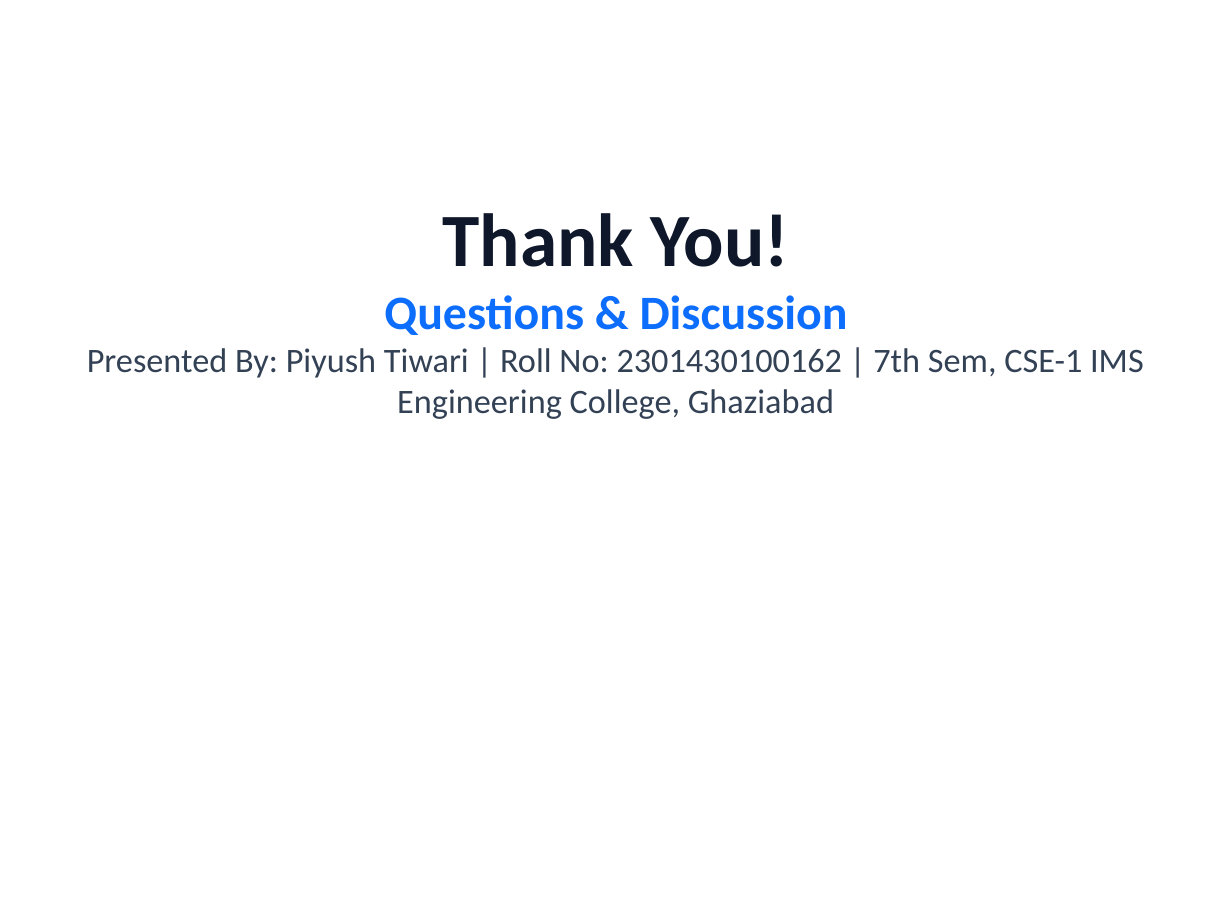
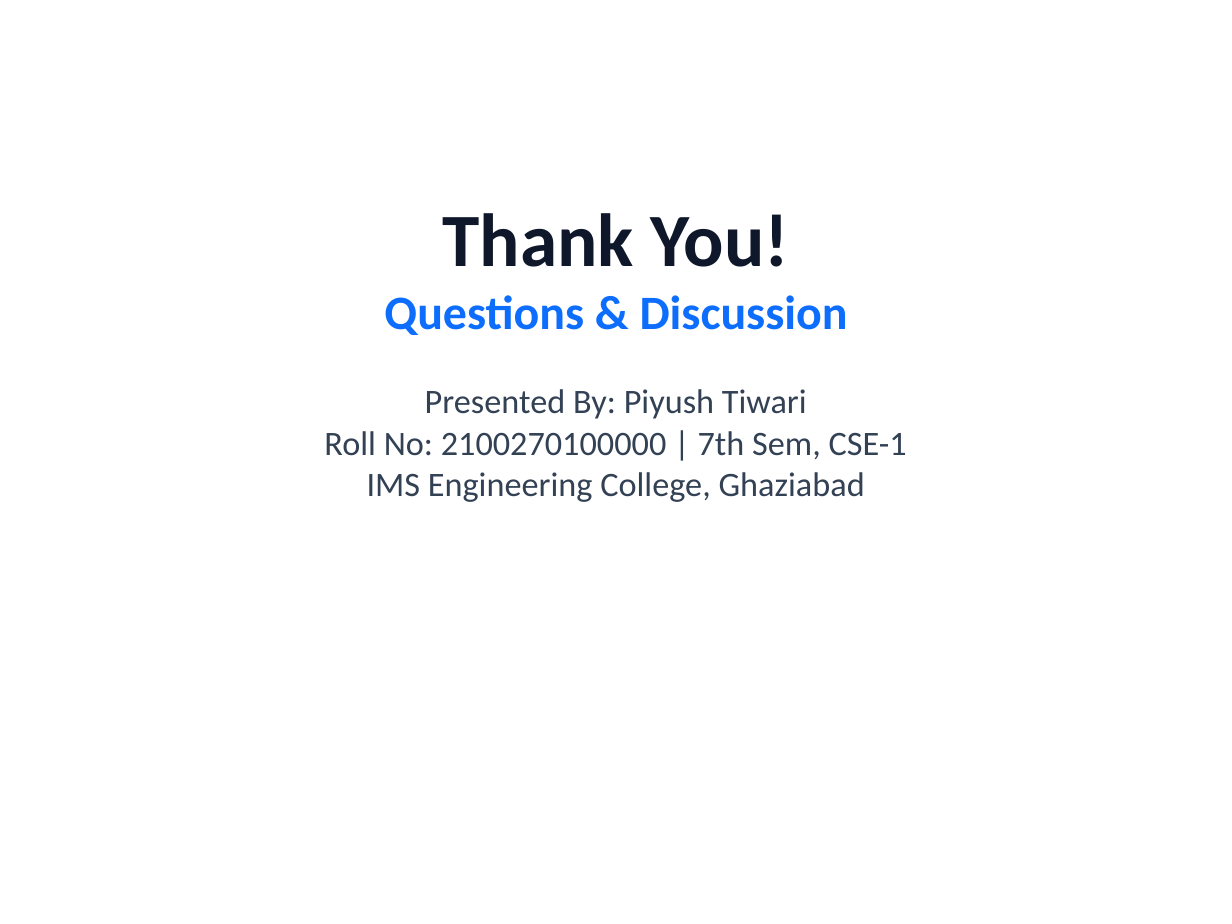
Before and after one commit to PiyushTiwari2051/Predictive-Master, a slide deck: slide 18 of Internship Presentation PPTs Template Final.pptx. Drawn at 1232x924 pixels with LibreOffice and Linux fonts; fonts in the diff are those of the drawing. Boxes give left, top, right and bottom in pixels: in the first picture for what was removed or moved away, otherwise in the second. Text is boxed around its words. In the diff, an @@ line names an element or a change of style, - is before the commit and + after.

```diff
--- a/Internship Presentation PPTs Template Final.pptx
+++ b/Internship Presentation PPTs Template Final.pptx
@@ text at (x1=324, y1=389, x2=907, y2=502): text changed @@
-Presented By: Piyush Tiwari | Roll No: 2301430100162 | 7th Sem, CSE-1 IMS Engineering College, Ghaziabad
+Presented By: Piyush Tiwari
+Roll No: 2100270100000 | 7th Sem, CSE-1
+IMS Engineering College, Ghaziabad
```
Also in this commit, not shown: 15 other slides changed, 1 slide added, 1 slide removed, 1 other file.
